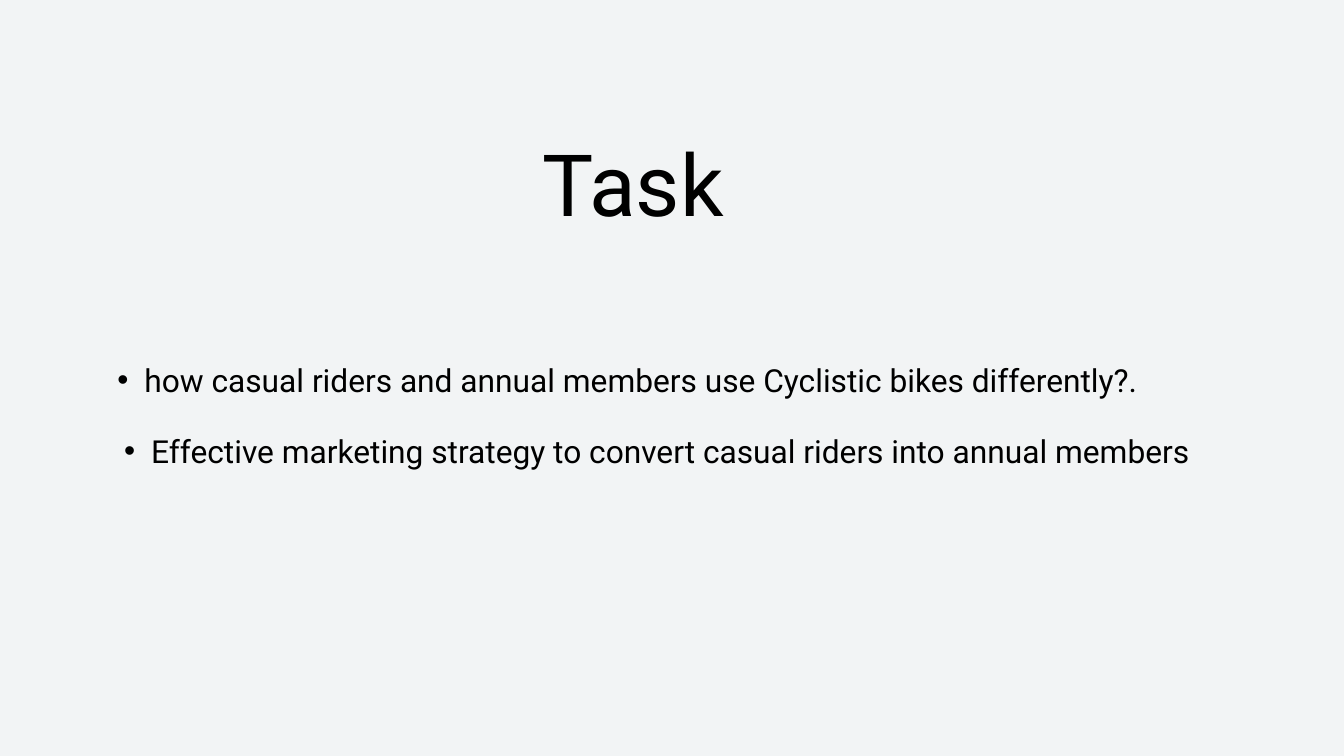
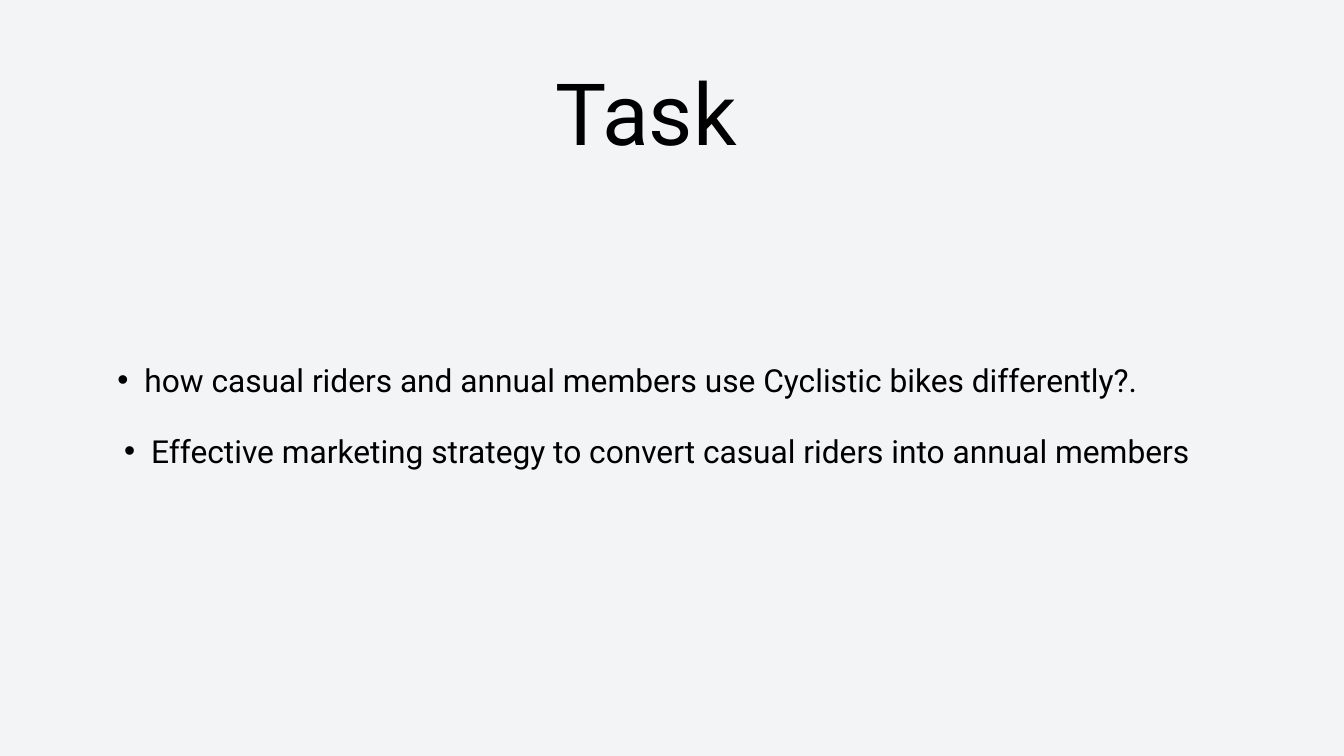
Before and after one commit to Bhuvana31099/Cyclistic-bike-share-analysis, a slide deck: slide 3 of Cyclistic bike share Report.pptx. Drawn at 1344x756 pixels with LibreOffice and Linux fonts; fonts in the diff are those of the drawing. Boxes give left, top, right and bottom in pixels: in the first picture for what was removed or moved away, otherwise in the second. Text is boxed around its words. In the diff, an @@ line names an element or a change of style, - is before the commit and + after.

```diff
--- a/Cyclistic bike share Report.pptx
+++ b/Cyclistic bike share Report.pptx
@@ text "Task": place and size @@
-text "Task" at [543,151,724,217]
+text "Task" at [556,80,737,146]
```
Also in this commit, not shown: 2 other slides changed.
